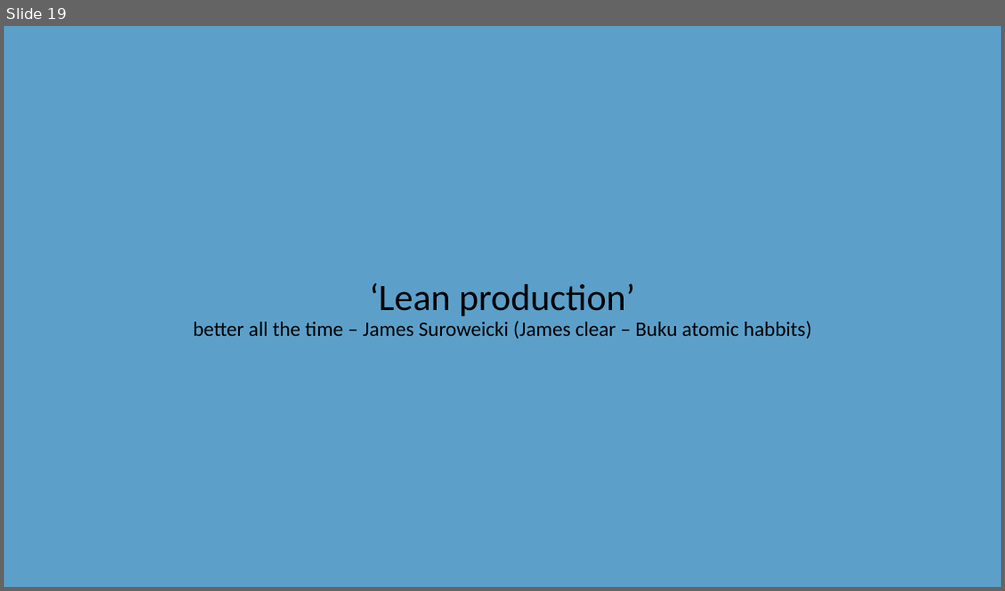
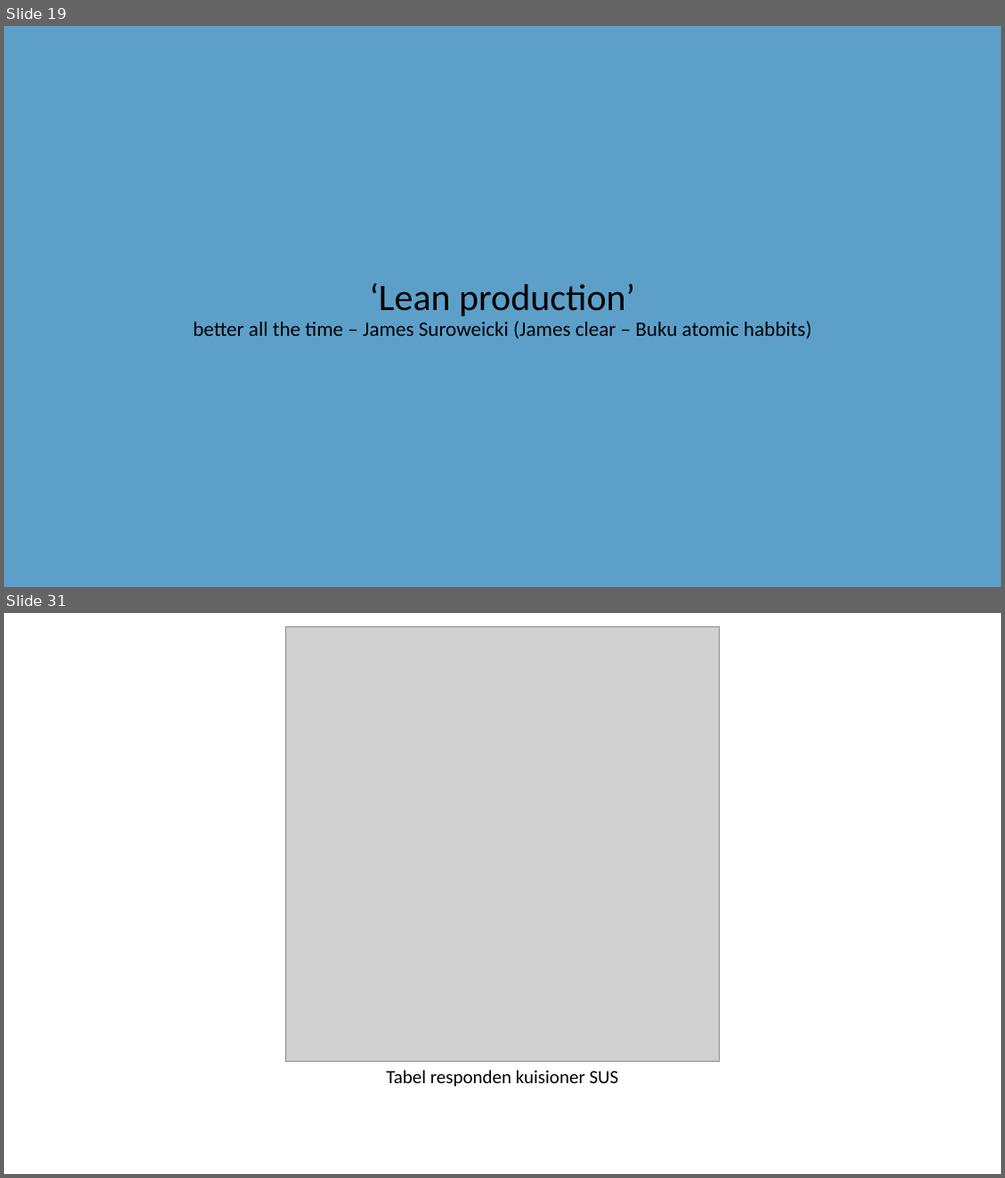
Before and after one commit to gunadermawan/skripsi, a slide deck: dokumen/ppt_skripsi.pptx. Shown one above the other, each under a label of ours: slide 19 before the commit, slides 19 and 31 after it; the slides between them are not shown. The pictures are 1005x591 and 1005x1178 pixels, drawn with LibreOffice and Linux fonts; fonts in the diff are those of the drawing; grey boxes stand for pictures. Boxes give left, top, right and bottom in pixels: in the first picture for what was removed or moved away, otherwise in the second. Text is boxed around its words. In the diff, an @@ line names an element or a change of style, - is before the commit and + after.

```diff
--- a/dokumen/ppt_skripsi.pptx
+++ b/dokumen/ppt_skripsi.pptx
@@ slide 31 added at (x1=4, y1=613, x2=1001, y2=1174), background #FFFFFF @@
@@ picture added at (x1=285, y1=626, x2=720, y2=1062) @@
@@ text added at (x1=386, y1=1070, x2=619, y2=1086), 18 pt, text #000000 @@
+Tabel responden kuisioner SUS
```
Also in this commit, not shown: 1 slide changed, 14 other slides added, 1 slide removed, 1 other file.
